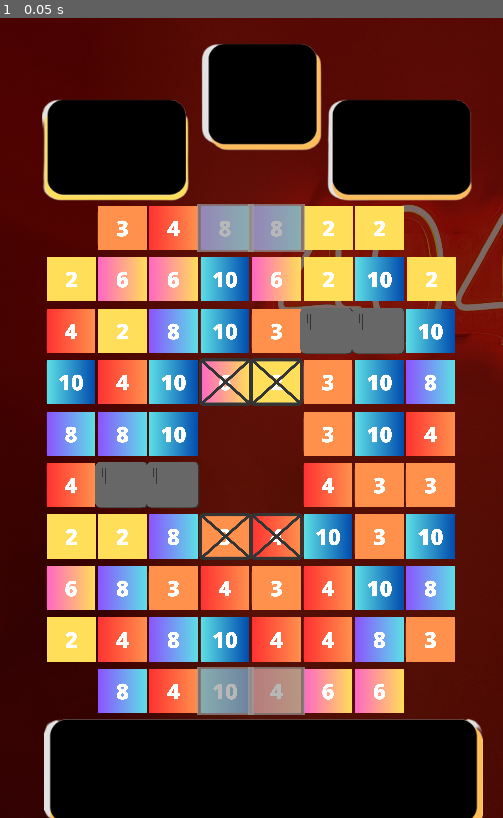
Above: before the commit, frame 1.
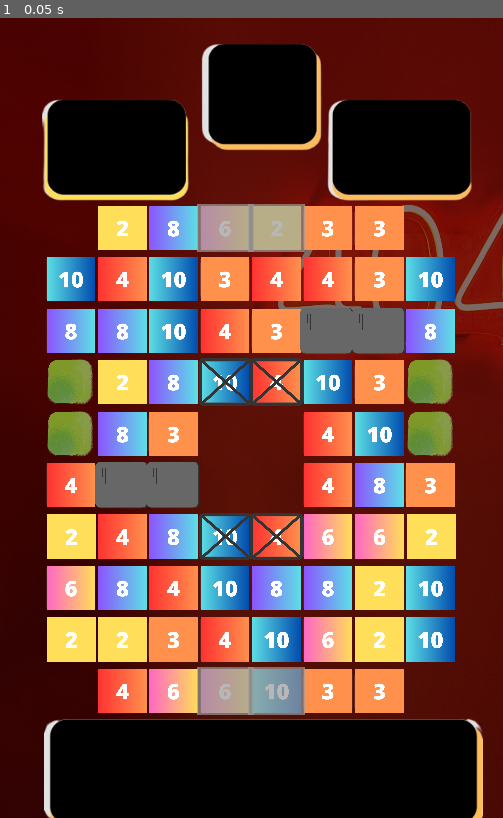
Above: after the commit, the same moment.

Repository: AARCOF/Play-To-Fail-Juego-en-Godot
Game: Godot game, scene res://Scenes/game_window.tscn
Two runs of this game, one before a commit and one after it. Both use one fixed random seed, a clock stepped at 60 frames per second and the inputs below.
Inputs:
- Up to frame 1 (0.05 s): no input

The runs differ from the first frame. In frame 1, 28% of the frame differs, in the area x 9-91%, y 23-87%.

Commit message:
build-slimeObstaclesAndFixDestroy

Diff:
--- a/Scenes/game_window.tscn
+++ b/Scenes/game_window.tscn
@@ -7,6 +7,7 @@
 [ext_resource path="res://Scripts/block_holder.gd" type="Script" id=5]
 [ext_resource path="res://Scripts/lock_holder.gd" type="Script" id=6]
 [ext_resource path="res://Scripts/concrete_holder.gd" type="Script" id=7]
+[ext_resource path="res://Scripts/slime_holder.gd" type="Script" id=8]
 
 [node name="game_window" type="Node2D"]
 
@@ -45,6 +46,7 @@
 block_spaces = PoolVector2Array( 3, 0, 4, 0, 3, 9, 4, 9 )
 lock_spaces = PoolVector2Array( 3, 3, 4, 3, 3, 6, 4, 6 )
 concrete_spaces = PoolVector2Array( 1, 4, 2, 4, 5, 7, 6, 7 )
+slime_pieces = PoolVector2Array( 0, 6, 0, 5, 7, 6, 7, 5 )
 
 [node name="block_holder" type="Node2D" parent="."]
 script = ExtResource( 5 )
@@ -54,6 +56,9 @@
 
 [node name="concrete_holder" type="Node2D" parent="."]
 script = ExtResource( 7 )
+
+[node name="slime_holder" type="Node2D" parent="."]
+script = ExtResource( 8 )
 
 [node name="destroy_timer" type="Timer" parent="."]
 wait_time = 0.15
@@ -69,12 +74,15 @@
 [connection signal="damage_block" from="grid" to="block_holder" method="_on_grid_damage_block"]
 [connection signal="damage_concrete" from="grid" to="concrete_holder" method="_on_grid_damage_concrete"]
 [connection signal="damage_lock" from="grid" to="lock_holder" method="_on_grid_damage_lock"]
+[connection signal="damage_slime" from="grid" to="slime_holder" method="_on_grid_damage_slime"]
 [connection signal="make_block" from="grid" to="block_holder" method="_on_grid_make_block"]
 [connection signal="make_concrete" from="grid" to="concrete_holder" method="_on_grid_make_concrete"]
 [connection signal="make_lock" from="grid" to="lock_holder" method="_on_grid_make_lock"]
+[connection signal="make_slime" from="grid" to="slime_holder" method="_on_grid_make_slime"]
 [connection signal="remove_block" from="block_holder" to="grid" method="_on_block_holder_remove_block"]
 [connection signal="remove_lock" from="lock_holder" to="grid" method="_on_lock_holder_remove_lock"]
 [connection signal="remove_concrete" from="concrete_holder" to="grid" method="_on_concrete_holder_remove_concrete"]
+[connection signal="remove_slime" from="slime_holder" to="grid" method="_on_slime_holder_remove_slime"]
 [connection signal="timeout" from="destroy_timer" to="grid" method="_on_destroy_timer_timeout"]
 [connection signal="timeout" from="collapse_timer" to="grid" method="_on_collapse_timer_timeout"]
 [connection signal="timeout" from="refill_timer" to="grid" method="_on_refill_timer_timeout"]
--- /dev/null
+++ b/Scenes/slime.tscn
@@ -0,0 +1,9 @@
+[gd_scene load_steps=3 format=2]
+
+[ext_resource path="res://Scenes/concrete.tscn" type="PackedScene" id=1]
+[ext_resource path="res://art/obstacles/slime.png" type="Texture" id=2]
+
+[node name="Node2D" instance=ExtResource( 1 )]
+
+[node name="Sprite" parent="." index="0"]
+texture = ExtResource( 2 )
--- /dev/null
+++ b/Scripts/slime_holder.gd
@@ -0,0 +1,37 @@
+extends Node2D
+
+#señal de eliminacion
+signal remove_slime
+
+#valores de la pantalla
+var slime_pieces = []
+var width = 8
+var height = 10
+var slime = preload("res://Scenes/slime.tscn")
+
+func _ready():
+	pass
+
+func make_2d_array():
+	var array = []
+	for i in range(width):
+		array.append([])
+		for j in range(height):
+			array[i].append(null)
+	return array
+
+func _on_grid_make_slime(board_position):
+	if slime_pieces.size() == 0:
+		slime_pieces = make_2d_array()
+	var current = slime.instance()
+	add_child(current)
+	current.position = Vector2(board_position.x * 64 + 87, -board_position.y * 64 + 837)
+	slime_pieces[board_position.x][board_position.y] = current
+
+func _on_grid_damage_slime(board_position):
+	if slime_pieces[board_position.x][board_position.y] != null:
+		slime_pieces[board_position.x][board_position.y].take_damage(1)
+		if slime_pieces[board_position.x][board_position.y].health <= 0:
+			slime_pieces[board_position.x][board_position.y].queue_free()
+			slime_pieces[board_position.x][board_position.y] = null
+			emit_signal("remove_slime", board_position)
--- a/grid.gd
+++ b/grid.gd
@@ -17,6 +17,8 @@
 export (PoolVector2Array) var block_spaces
 export (PoolVector2Array) var lock_spaces
 export (PoolVector2Array) var concrete_spaces
+export (PoolVector2Array) var slime_pieces
+var damaged_slime = false
 
 # Seniales de obstaculos
 signal make_block
@@ -25,6 +27,8 @@
 signal damage_lock
 signal make_concrete
 signal damage_concrete
+signal make_slime
+signal damage_slime
 
 # Array de piezas
 var possible_pieces = [
@@ -60,11 +64,14 @@
 	spawn_block()
 	spawn_locks()
 	spawn_concrete()
+	spawn_slime()
 
 func restricted_movement(place):
 	if is_in_array(empty_spaces, place):
 		return true
 	if is_in_array(concrete_spaces, place):
+		return true
+	if is_in_array(slime_pieces, place):
 		return true
 	return false
 
@@ -124,6 +131,10 @@
 func spawn_concrete():
 	for i in range(concrete_spaces.size()):
 		emit_signal("make_concrete", concrete_spaces[i])
+
+func spawn_slime():
+	for i in range(slime_pieces.size()):
+		emit_signal("make_slime", slime_pieces[i])
 
 func match_at(i, j, color):
 	if i > 1:
@@ -269,6 +280,9 @@
 	if row > 0:
 		emit_signal(array, Vector2(column, row - 1))
 
+func check_slime(column, row):
+	damage_array("damage_slime", column, row)
+
 func check_concrete(column, row):
 	damage_array("damage_concrete", column, row)
 
@@ -279,6 +293,7 @@
 	emit_signal("damage_block", Vector2(column, row))
 	check_lock(column, row)
 	check_concrete(column, row)
+	check_slime(column, row)
 
 func collapse_columns():
 	for i in width:
@@ -320,8 +335,50 @@
 					if variable_destroy:
 						get_parent().get_node("destroy_timer").start()
 						variable_destroy = false
+	if !damaged_slime:
+		generate_slime()
+
 	state = move
-	move_checked = true
+	move_checked = false
+	damaged_slime = false
+
+func generate_slime():
+	if slime_pieces.size() > 0:
+		var slime_made = false
+		var  tracker = 0
+		while !slime_made and tracker < 100:
+			var random_num = floor(rand_range(0, slime_pieces.size()))
+			var curr_x = slime_pieces[random_num].x
+			var curr_y = slime_pieces[random_num].y
+			var neighbor = find_normal_neighbor(curr_x, curr_y)
+			if neighbor != null:
+				all_pieces[neighbor.x][neighbor.y].queue_free()
+				all_pieces[neighbor.x][neighbor.y] = null
+
+				slime_pieces.append(Vector2(neighbor.x, neighbor.y))
+				emit_signal("make_slime", Vector2(neighbor.x, neighbor.y))
+				slime_made = true
+
+		tracker += 1
+
+func find_normal_neighbor(column, row):
+	if is_in_grid(Vector2(column + 1, row)):
+		if all_pieces[column + 1][row] != null:
+			return Vector2(column + 1, row)
+
+	if is_in_grid(Vector2(column - 1, row)):
+		if all_pieces[column - 1][row] != null:
+			return Vector2(column - 1, row)
+
+	if is_in_grid(Vector2(column, row + 1)):
+		if all_pieces[column][row + 1] != null:
+			return Vector2(column, row + 1)
+
+	if is_in_grid(Vector2(column, row - 1)):
+		if all_pieces[column][row - 1] != null:
+			return Vector2(column, row - 1)
+
+	return null
 
 func _on_destroy_timer_timeout():
 	if variable_destroy:
@@ -330,9 +387,10 @@
 			destroy_matched()
 			swap_back()
 			print("SwapBack")
+			variable_destroy = false
 		else:
 			move_checked = false
-			variable_destroy = false
+			variable_destroy = true
 			state = move
 
 func _on_collapse_timer_timeout():
@@ -351,3 +409,7 @@
 
 func _on_concrete_holder_remove_concrete(place):
 	concrete_spaces = remove_from_array(concrete_spaces, place)
+
+func _on_slime_holder_remove_slime(place):
+	damaged_slime = true
+	slime_pieces = remove_from_array(slime_pieces, place)
Not shown: 1 places in Scenes/game_window.tscn that only renumber resources
Binary file added: art/obstacles/slime.png
Not shown, added: art/obstacles/slime.png.import
